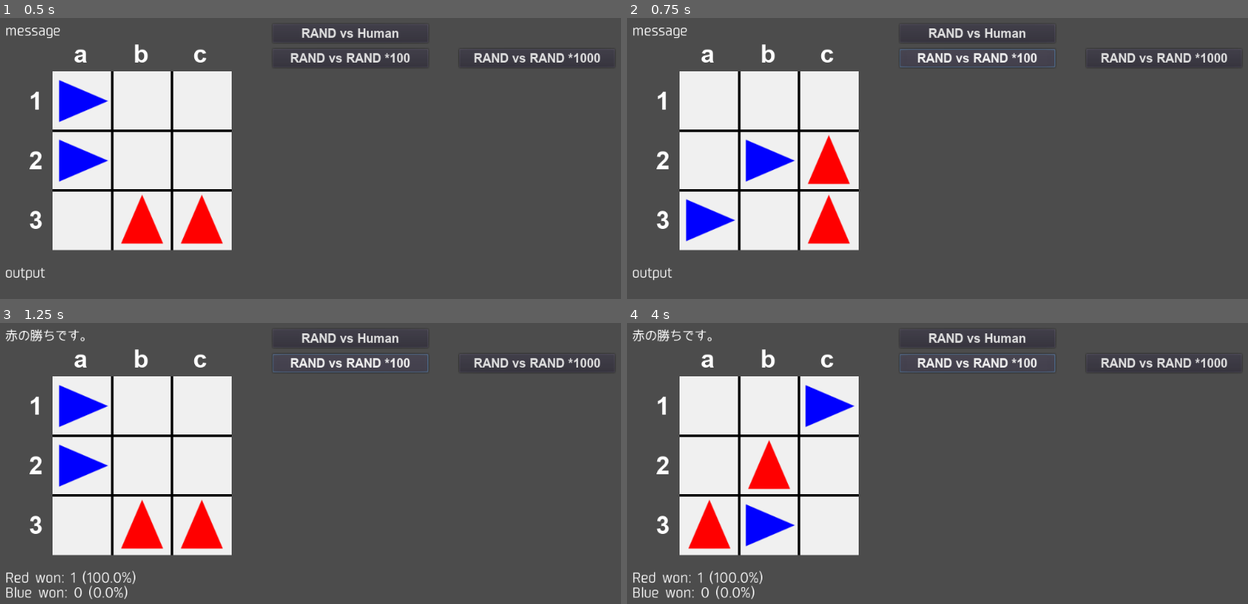
Above: before the commit, frames 1-4 (two rows, left to right).
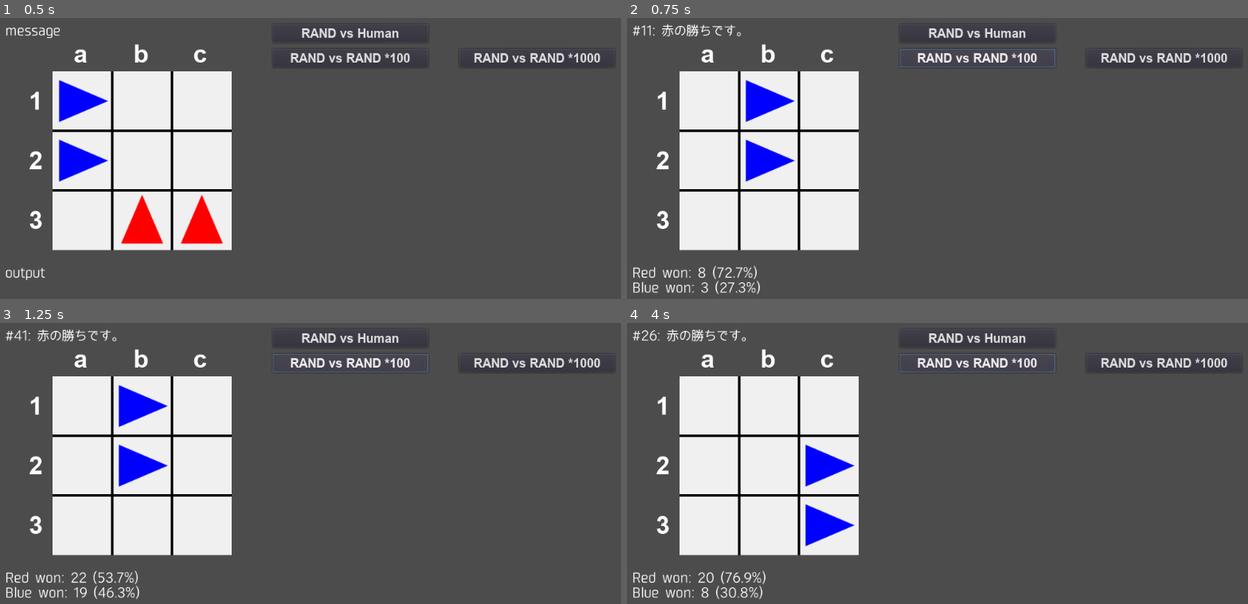
Above: after the commit, the same moments.

Repository: vivisuke/Dodgem
Game: Godot game, scene res://MainScene.tscn
Same seed, same stepped clock (60 frames per second), same inputs: the game is played once before the commit and once after it.
Inputs:
- Up to frame 1 (0.5 s): no input
- Up to frame 2 (0.75 s): click "RAND vs RAND *100" at 0.5 s
- Up to frame 3 (1.25 s): no input
- Up to frame 4 (4 s): click "RAND vs RAND *1000" at 1.25 s; click "RAND vs Human" at 2 s; click "RAND vs Human" at 2.75 s; click "RAND vs RAND *100" at 3.5 s

Frame 1 is identical in both runs. In frame 2, 3.4% of the frame differs, in the area x 0-36%, y 2-99%; in frame 3, 4.6%; in frame 4, 4.6%.

Commit message:
0016 ◎ B 11/03 11/06 0.001│ToDo│着手不可能な場合の勝ち判定

Diff:
--- a/Dodgem/MainScene.gd
+++ b/Dodgem/MainScene.gd
@@ -95,7 +95,7 @@
 					$Board/TileMap.set_cellv(mp, TILE_RED)
 				else:
 					nRed -= 1
-				print("#blue = %d, #red = %d" % [nBlue, nRed])
+				#print("#blue = %d, #red = %d" % [nBlue, nRed])
 				nMoved += 1
 				if nRed == 0:
 					$MessLabel.text = "赤の勝ちです。"
@@ -131,10 +131,21 @@
 				if y == 0 || $Board/TileMap.get_cell(x, y-1) < 0:
 					lst.push_back([Vector2(x, y), Vector2(x, y-1)])
 	return lst
+func gameOver(won):
+	if won == TILE_BLUE:
+		$MessLabel.text = "#%d: 青の勝ちです。" % nEpisode
+		nBlueWon += 1
+	else:
+		$MessLabel.text = "#%d: 赤の勝ちです。" % nEpisode
+		nRedWon += 1
+	update_stats_label()
+	red_first = !red_first
 func moveRandom(nx):		# nx: TILE_BLUE or TILE_RED
 	var mvs = get_blue_moves() if nx == TILE_BLUE else get_red_moves()
 	if mvs.empty():
-		return			# BLUE won
+		print(("red" if nx == TILE_RED else "blue"), "can't move")
+		gameOver(nx)	# 着手不可の場合は、その手番の勝ち
+		return
 	var mv : Array	#
 	if mvs.size() == 1: mv = mvs[0]
 	else:
@@ -147,21 +158,11 @@
 			nBlue -= 1
 		else:
 			nRed -= 1
-	print("#blue = %d, #red = %d" % [nBlue, nRed])
+	#print("#blue = %d, #red = %d" % [nBlue, nRed])
 	nMoved += 1
 	if nBlue == 0 || nRed == 0:
 		nEpisode += 1
-		if nBlue == 0:
-			$MessLabel.text = "青の勝ちです。"
-			nBlueWon += 1
-		else:
-			$MessLabel.text = "赤の勝ちです。"
-			nRedWon += 1
-		update_stats_label()
-		red_first = !red_first
-		#mode = MODE_INIT
-	#else:
-	#	next = TILE_RED
+		gameOver(TILE_BLUE if nBlue == 0 else TILE_RED)
 func _process(delta):
 	if mode == MODE_RAND_HUMAN:
 		if next == TILE_BLUE:
@@ -177,17 +178,19 @@
 			else:
 				$MessLabel.text = "移動先をクリックしてください。"
 	elif mode == MODE_RAND_RAND:
-		moveRandom(next)
-		if nBlue == 0 || nRed == 0:
-			nEpisodeRest -= 1
-			if nEpisodeRest <= 0:
-				mode = MODE_INIT
-			else:
-				init_board()
-				next = TILE_RED if red_first else TILE_BLUE
-				#mode = MODE_INIT
-		else:
-			next = (TILE_BLUE + TILE_RED) - next
+		init_board()
+		while true:
+			moveRandom(next)
+			if nBlue == 0 || nRed == 0:
+				nEpisodeRest -= 1
+				if nEpisodeRest <= 0:
+					mode = MODE_INIT
+				else:
+					#init_board()
+					next = TILE_RED		# 常に赤が先手
+				break
+			else:
+				next = (TILE_BLUE + TILE_RED) - next
 
 func _on_RxHUM_Button_pressed():
 	if mode == MODE_RAND_HUMAN: return
@@ -207,6 +210,7 @@
 	mode = MODE_RAND_RAND
 	last_mode = MODE_RAND_RAND
 	init_board()
+	next = TILE_RED		# 常に赤先手
 	pass
 
 func _on_RxRx1000_Button_pressed():
@@ -216,4 +220,5 @@
 	mode = MODE_RAND_RAND
 	last_mode = MODE_RAND_RAND
 	init_board()
-	pass
+	next = TILE_RED		# 常に赤先手
+	pass
Not shown, changed: Dodgem.spr
